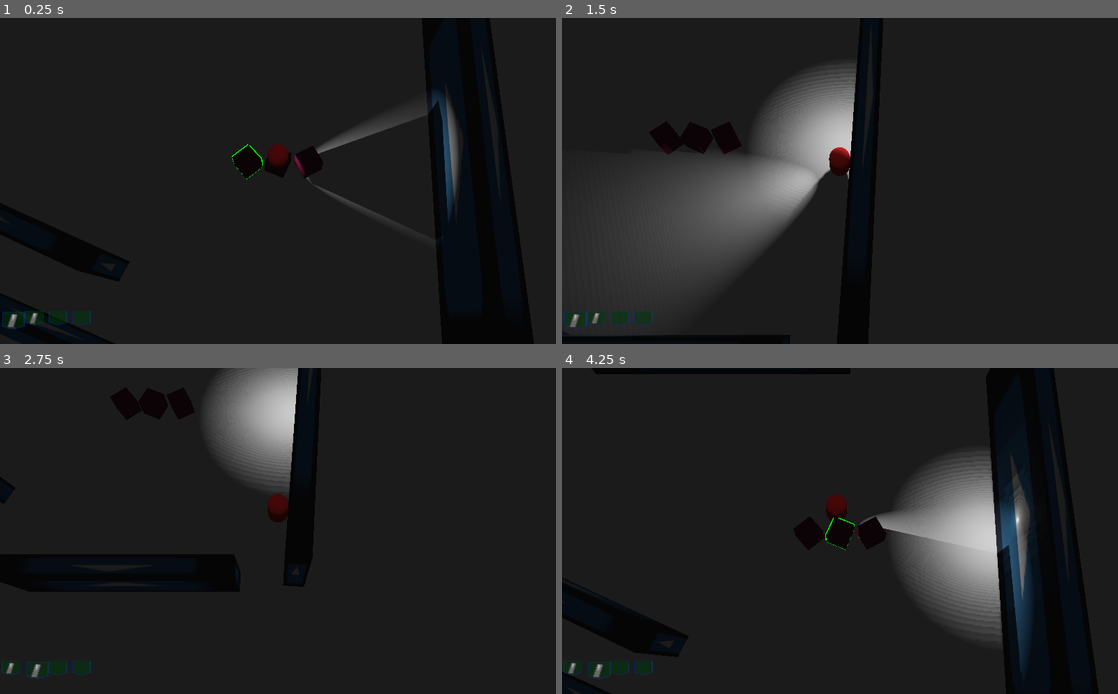
Above: before the commit, frames 1-4 (two rows, left to right).
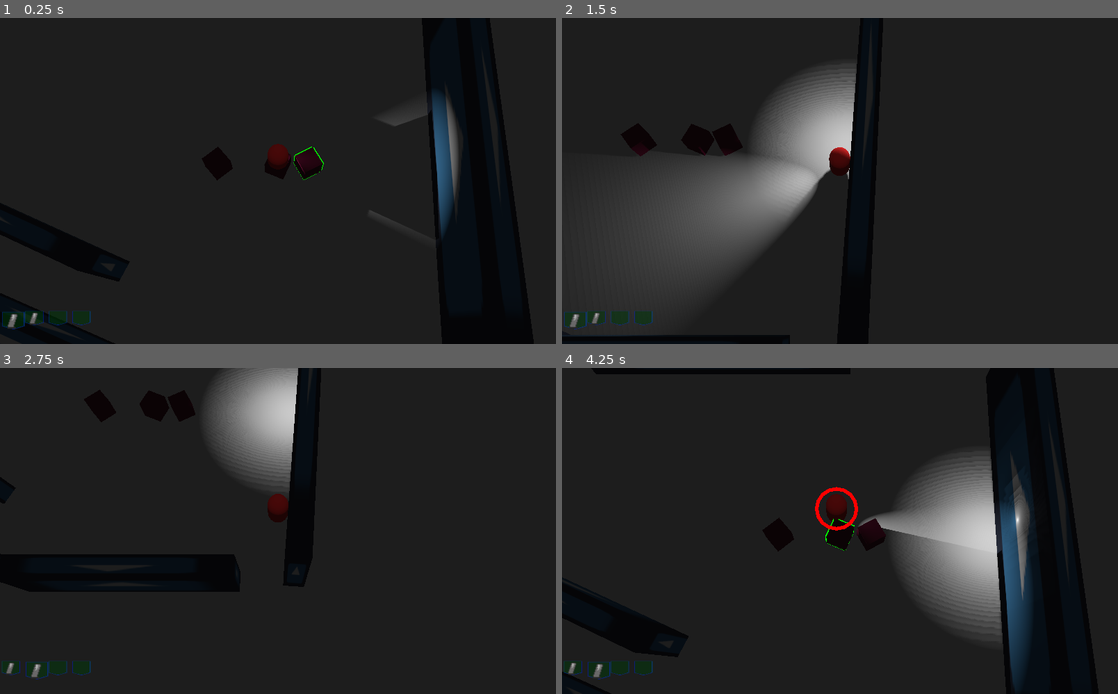
Above: after the commit, the same moments.

Repository: ghfox/overhead3dconv
Game: Godot game, scene res://Scn/Room.tscn
The game is run twice, just before and just after one commit, with the same random seed, the same clock (stepped at 60 frames per second) and the same inputs. The engine's default icon, where the game draws it, is replaced by a stand-in: a white triangle on a blue panel in a dark square.
Inputs (mouse positions are in pixels of both pictures, inside the frame that each line leads up to):
- Up to frame 1 (0.25 s): no input
- Up to frame 2 (1.5 s): tap Enter at 0.5 s; move the mouse to (962, 164) at 0.52 s; hold D 0.53-1.28 s; click (962, 164) at 0.6 s; move the mouse to (728, 197) at 1.27 s; hold S from 1.28 s (still down); tap Shift (focus_ability) at 1.35 s
- Up to frame 3 (2.75 s): move the mouse to (333, 459) at 2.02 s; release S at 2.03 s; hold D from 2.03 s (still down); tap Tab (next_pocket) at 2.1 s
- Up to frame 4 (4.25 s): move the mouse to (812, 596) at 2.77 s; release D at 2.78 s; hold W 2.78-3.53 s; tap E (pickup) at 2.85 s; click (812, 596) at 2.92 s; move the mouse to (1006, 579) at 3.52 s; hold A from 3.53 s (still down); click (1006, 579) at 3.6 s; tap R (reload) at 4.15 s

The runs differ from the first frame. In frame 1, 1.6% of the frame differs, in the area x 41-81%, y 25-67%; in frame 2, 0.5%; in frame 3, 0.4%; in frame 4, 1.3%.
Error before the commit: Attempt to call function 'add_child' in base 'null instance' on a null instance. (res://Scr/Player.gd:107)

Commit message:
reloading, that's a conversion

Diff:
--- a/Classes/ItemPickup.gd
+++ b/Classes/ItemPickup.gd
@@ -9,7 +9,7 @@
 func _init(newItem):
 	item = newItem
 	rotation.y = (randi() % 60) / 10.0
-	translation.y = 1.5
+	translation.y = 1.1
 	pass
 
 func _ready():
--- a/Scn/Room.tscn
+++ b/Scn/Room.tscn
@@ -12,7 +12,7 @@
 extents = Vector3( 0.519033, 0.509936, 0.0608504 )
 
 [sub_resource type="Environment" id=4]
-ambient_light_color = Color( 0.101961, 0.101961, 0.101961, 1 )
+ambient_light_color = Color( 0.109804, 0.109804, 0.109804, 1 )
 
 [node name="Room" type="Spatial"]
 
@@ -61,3 +61,5 @@
 
 [node name="WorldEnvironment" type="WorldEnvironment" parent="."]
 environment = SubResource( 4 )
+
+[node name="LayerUnMod" type="CanvasLayer" parent="."]
--- a/Scr/Player.gd
+++ b/Scr/Player.gd
@@ -28,7 +28,7 @@
 	new.translation.x = 3
 	get_parent().call_deferred("add_child_below_node",self,new)
 	new = ItemPickup.new(Magazine.new("9mm 10rd Mag"))
-	new.translation.x = -3
+	new.translation.x = -6
 	get_parent().call_deferred("add_child_below_node",self,new)
 
 func _process(_delta):
--- a/Scr/ReloadAnim.gd
+++ b/Scr/ReloadAnim.gd
@@ -35,7 +35,7 @@
 	draw_polygon(segpointsarr, colors)
 
 func _process(_delta):
-	position = Inventory.player.position
+	position = get_viewport().get_camera().unproject_position(Inventory.player.translation)
 	complete = int(((time - $Timer.time_left) / time) * segs)
 	if(segs != complete):
 		if(complete > segs/2):
